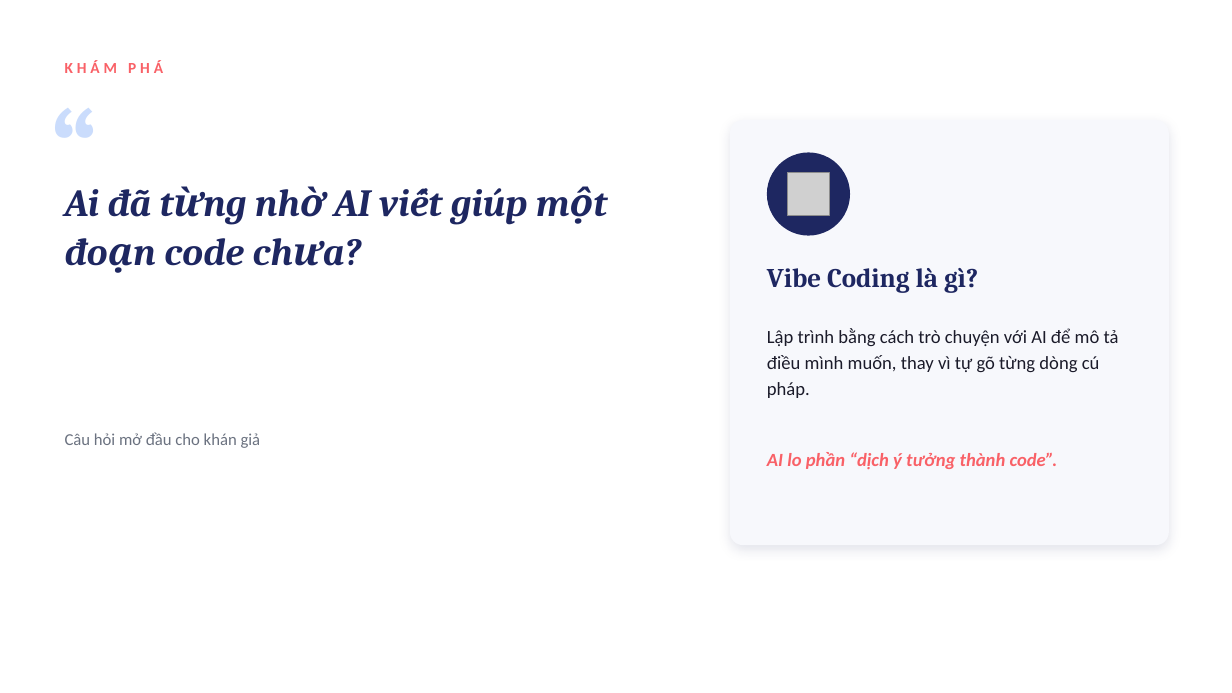
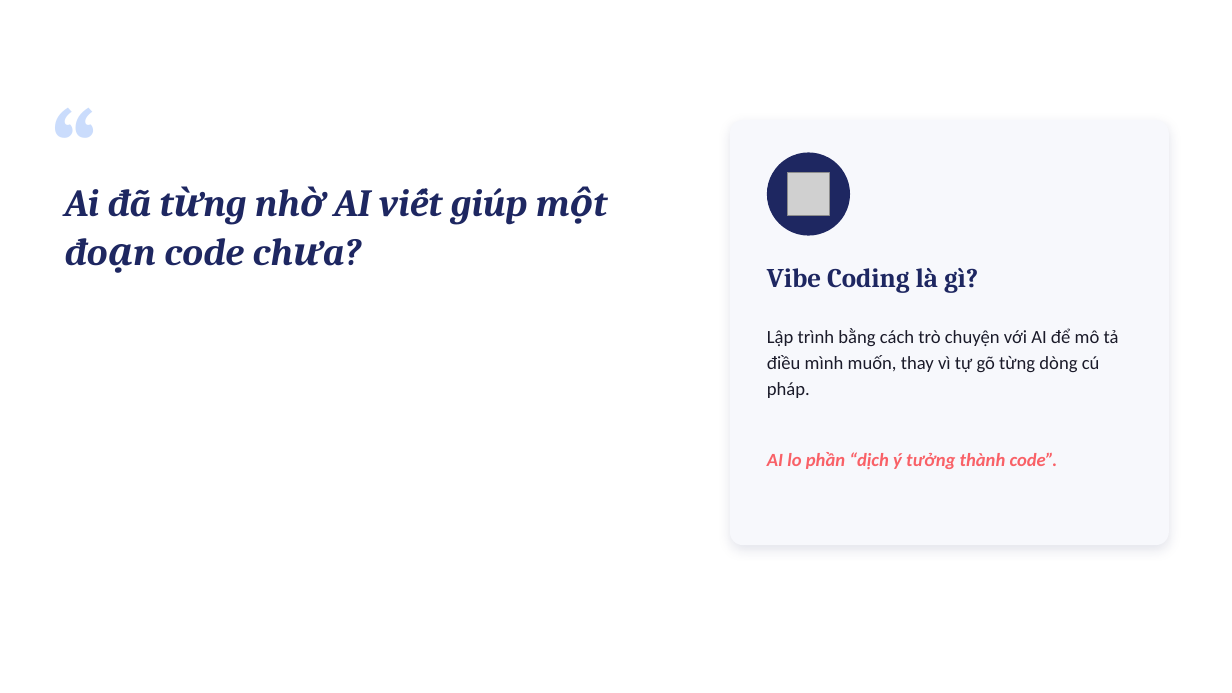
Before and after one commit to anhnbt/viettyping, a slide deck: slide 2 of docs/superpowers/slides/vibe-coding-workshop-buoi1-slides.pptx. Drawn at 1232x693 pixels with LibreOffice and Linux fonts; fonts in the diff are those of the drawing; grey boxes stand for pictures. Boxes give left, top, right and bottom in pixels: in the first picture for what was removed or moved away, otherwise in the second. Text is boxed around its words. In the diff, an @@ line names an element or a change of style, - is before the commit and + after.

```diff
--- a/docs/superpowers/slides/vibe-coding-workshop-buoi1-slides.pptx
+++ b/docs/superpowers/slides/vibe-coding-workshop-buoi1-slides.pptx
@@ text removed at (65,60,163,73) @@
-KHÁM PHÁ
@@ text removed at (65,432,261,448) @@
-Câu hỏi mở đầu cho khán giả
```
Also in this commit, not shown: 2 other slides changed.
